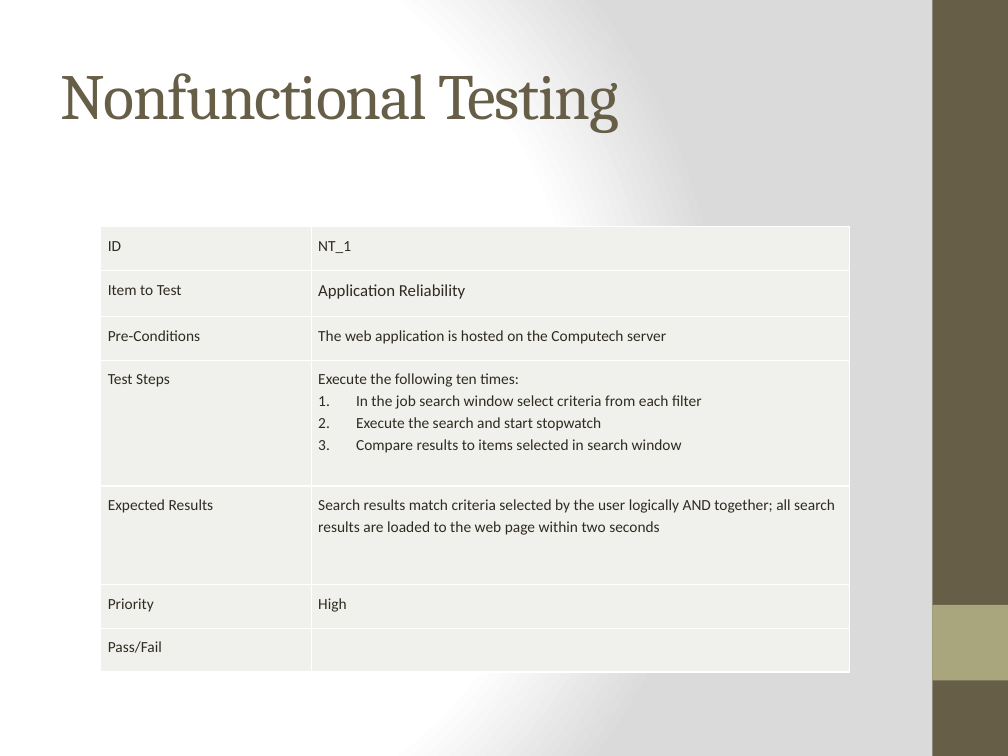
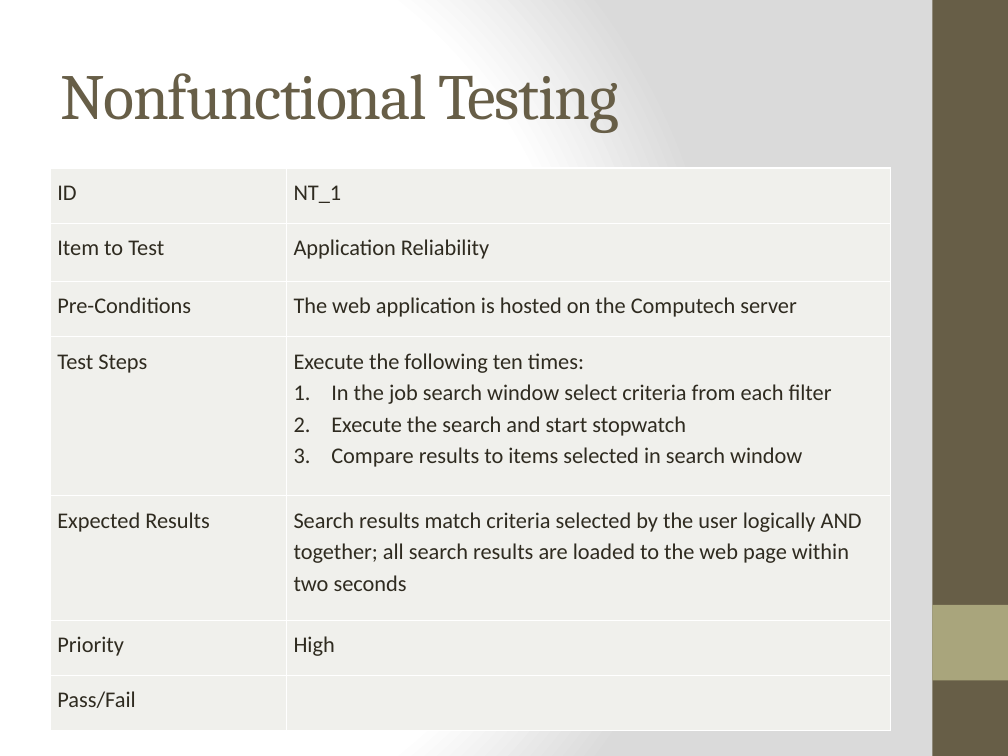
Before and after one commit to WesleyTrescott/MVC-Capstone, a slide deck: slide 7 of Test plan/Computech Corporation - Test Plan.pptx. Drawn at 1008x756 pixels with LibreOffice and Linux fonts; fonts in the diff are those of the drawing. Boxes give left, top, right and bottom in pixels: in the first picture for what was removed or moved away, otherwise in the second. Text is boxed around its words. In the diff, an @@ line names an element or a change of style, - is before the commit and + after.

```diff
--- a/Test plan/Computech Corporation - Test Plan.pptx
+++ b/Test plan/Computech Corporation - Test Plan.pptx
@@ table at box(50, 168, 890, 731) @@
@@ size 11 to 16 pt @@
@@ size 12 to 16 pt in "Application Reliability" @@
@@ table: place and size @@
-table at box(101, 227, 850, 672)
+table at box(50, 168, 890, 731)
```
Also in this commit, not shown: 7 other slides changed, 1 other file.
